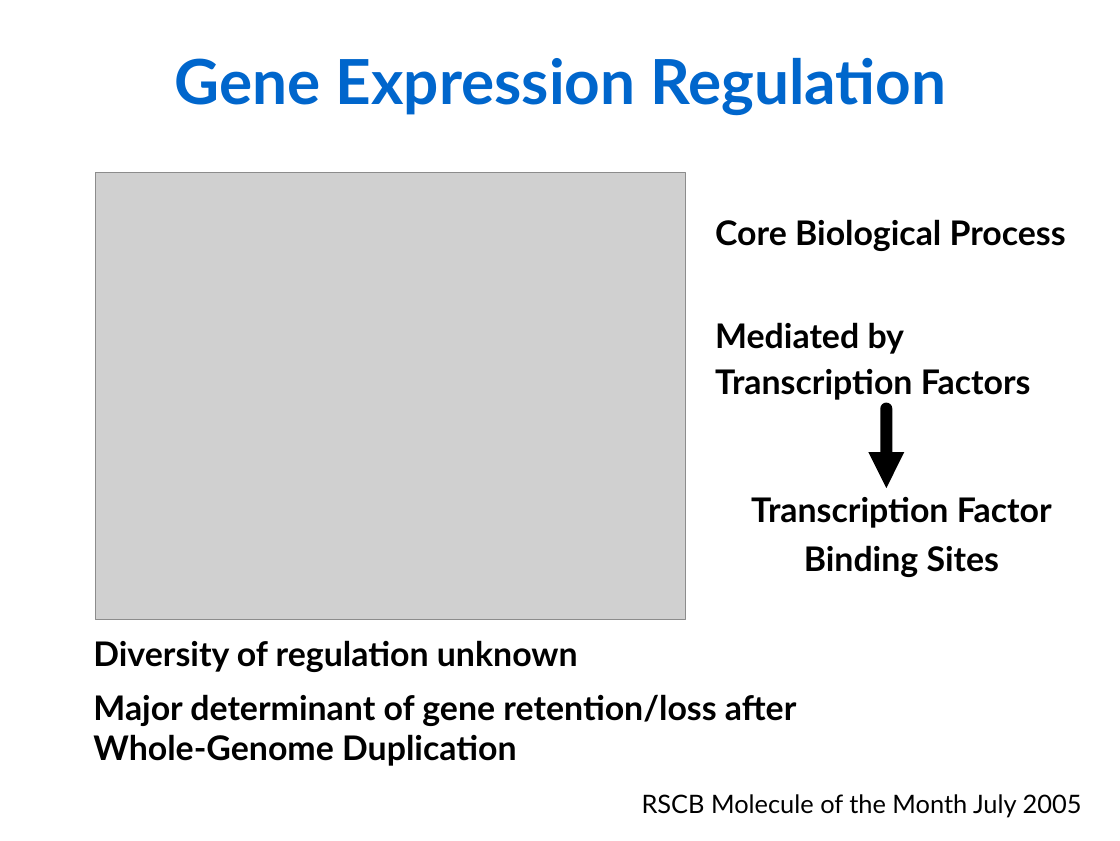
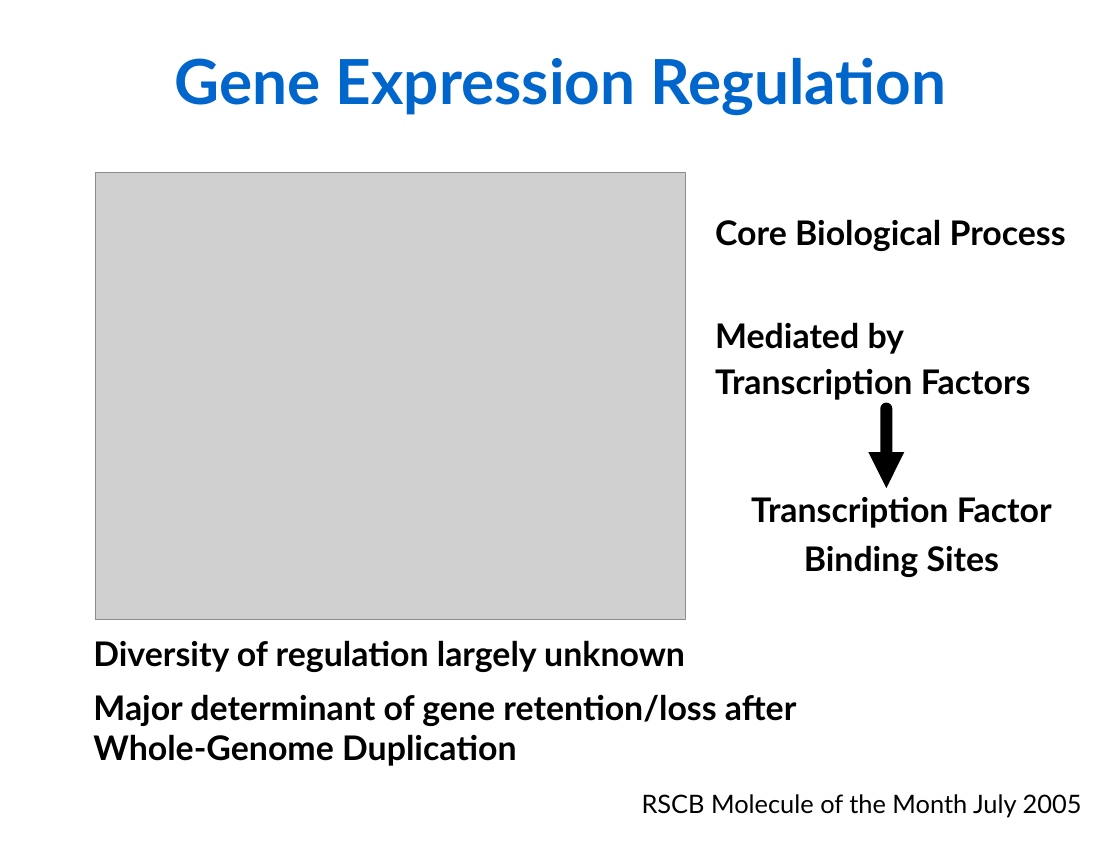
Before and after one commit to Rekyt/lynchlabpresentation2014, a slide deck: slide 3 of LabMeetingPresentation.odp. Drawn at 1120x841 pixels with LibreOffice and Linux fonts; fonts in the diff are those of the drawing; grey boxes stand for pictures. Boxes give left, top, right and bottom in pixels: in the first picture for what was removed or moved away, otherwise in the second. Text is boxed around its words. In the diff, an @@ line names an element or a change of style, - is before the commit and + after.

```diff
--- a/LabMeetingPresentation.odp
+++ b/LabMeetingPresentation.odp
@@ text at (93, 640, 685, 672): text changed @@
-Diversity of regulation unknown
+Diversity of regulation largely unknown
```
Also in this commit, not shown: 4 other slides changed, 2 slides added, 2 slides removed.
